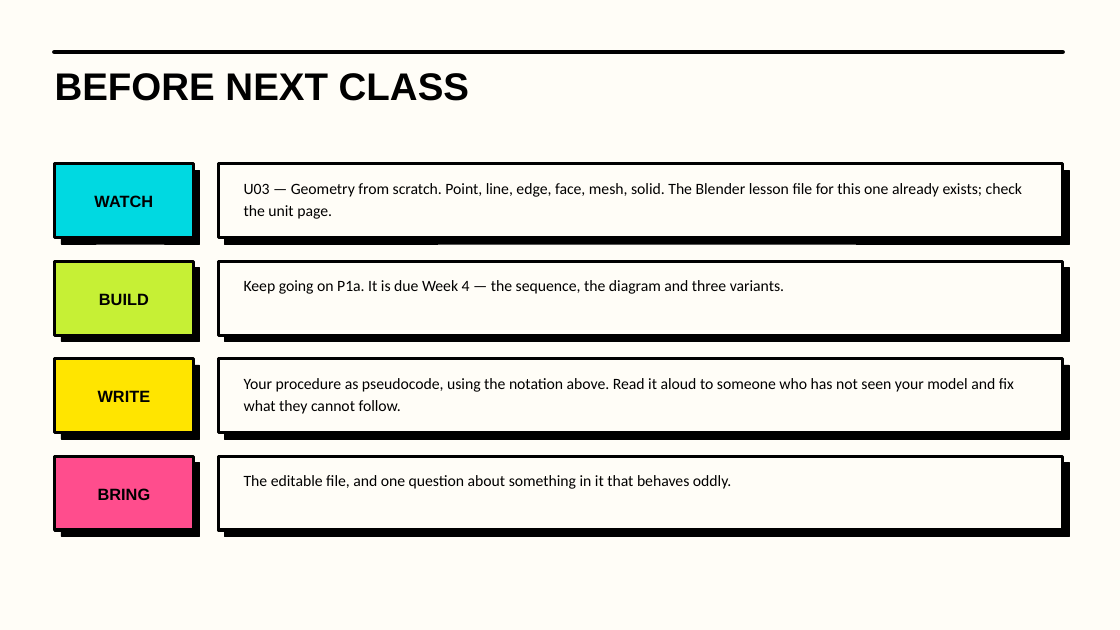
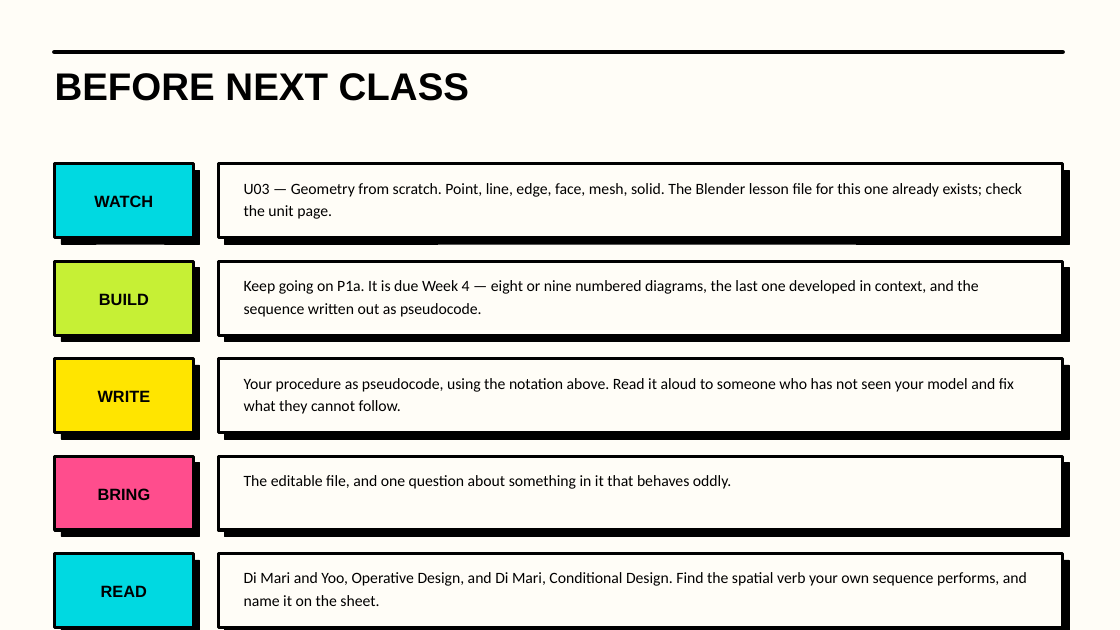
Before and after one commit to luigipacheco/arc3133, a slide deck: slide 11 of slides/ARC3133_Class02.pptx. Drawn at 1120x630 pixels with LibreOffice and Linux fonts; fonts in the diff are those of the drawing. Boxes give left, top, right and bottom in pixels: in the first picture for what was removed or moved away, otherwise in the second. Text is boxed around its words. In the diff, an @@ line names an element or a change of style, - is before the commit and + after.

```diff
--- a/slides/ARC3133_Class02.pptx
+++ b/slides/ARC3133_Class02.pptx
@@ text at [244, 280, 978, 317]: text changed @@
-Keep going on P1a. It is due Week 4 — the sequence, the diagram and three variants.
+Keep going on P1a. It is due Week 4 — eight or nine numbered diagrams, the last one developed in context, and the sequence written out as pseudocode.
@@ rectangle added at [55, 554, 193, 628], fill #00D9E1, outline #000000 2.75 pt @@
@@ rectangle added at [60, 560, 199, 630], fill #000000, outline #000000 0.5 pt @@
@@ rectangle added at [218, 554, 1063, 628], fill #FFFDF7, outline #000000 2.75 pt @@
@@ rectangle added at [224, 560, 1069, 630], fill #000000, outline #000000 0.5 pt @@
@@ text added at [101, 585, 147, 597], 14 pt, text #000000, bold @@
+READ
@@ text added at [244, 572, 1027, 606], 13.5 pt, text #000000 @@
+Di Mari and Yoo, Operative Design, and Di Mari, Conditional Design. Find the spatial verb your own sequence performs, and name it on the sheet.
```
Also in this commit, not shown: 5 other slides changed, 38 other files.
